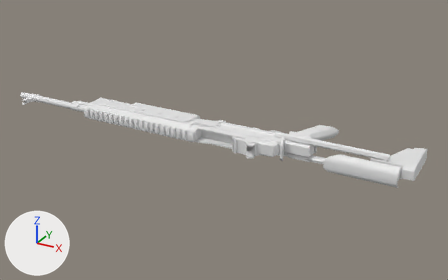
The OBJ model public/images/weapons/MK14.obj as it was, and as the next commit left it.
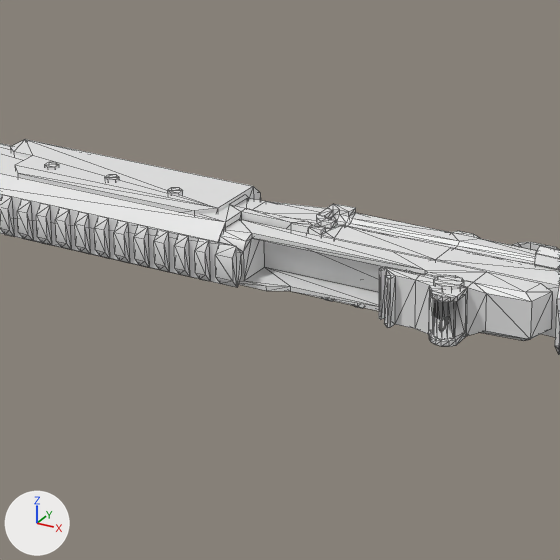
Each version appears first whole from a camera (50 mm lens) standing at (1.301, -2.74, 1.339) and looking at (-0.274, 0.124, -0.094), and next in a close-up on the part from 29% to 63% of the width and 23% to 77% of the height. The lights are fixed; the arrows at lower left show +X, +Y and +Z. The close-ups show mesh edges as thin lines. Where no turn or scale is listed for an object, it has been applied to the vertices. Vertices at the same position are counted once.

Script lines for the objects in view, before the commit:
```python
me_mk14 = bpy.data.meshes.new('MK14')
me_mk14.from_pydata(...)  # 1249 vertices, 2134 faces; spans x -1.65..0.82, y -0.16..0.35, z -0.07..0.07
ob_mk14 = bpy.data.objects.new('MK14', me_mk14)
ob_mk14.location = (0.0, 0.0, 0.0)
```
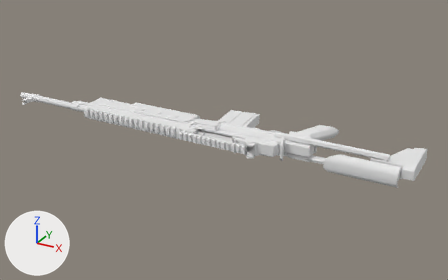
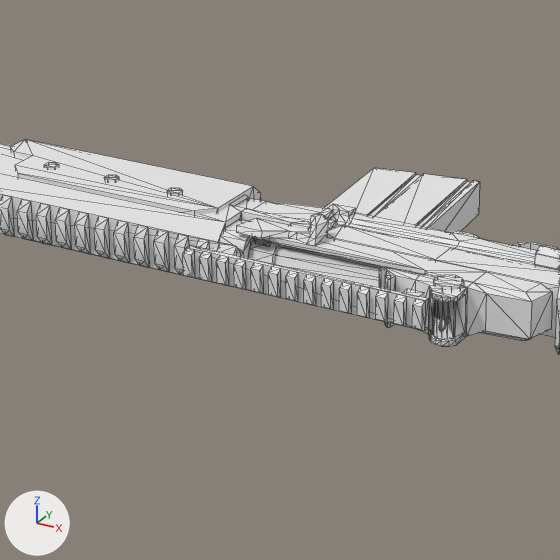
The newer file is also rescaled (x1.098), turned or shifted as a whole; pictures and numbers use the older file's frame.

Boxes (x1, y1, x2, y2) around the edits, measured in the close-ups (560 x 560 px):
part 1 of me_mk14, built on: before (224, 199, 449, 325); after (183, 168, 480, 331)

What the commit changed:
Material 'ToolSurface_Metalic_A' (mat_toolsurface_metalic_a) is new.
Its base color is (0.8, 0.8, 0.8) (white #e7e7e7).
Its roughness is 1.0.
me_mk14 is used by ob_mk14; location (0.0, 0.0, 0.0).
me_mk14 had 1249 vertices, 2134 faces and spanned x -1.65..0.82, y -0.16..0.35, z -0.07..0.07.
me_mk14 now has 1524 vertices, 2538 faces and spans x -1.65..0.82, y -0.16..0.35, z -0.07..0.08.
Part 1, on me_mk14:
80 faces are deleted.
4 vertices move within x -1.26..-0.16, y -0.06..-0.01, z -0.04..-0.01.
193 vertices are added at x -0.41..-0.01, y -0.14..0.31, z -0.03..0.08.
74 new vertices lie (0.0, 0.0, 0.04) away from vertices in x -0.41..-0.01, y -0.14..0.31, z -0.02.
8 new vertices lie (0.02, -0.27, 0.0) away from vertices in x -0.25..-0.15, y 0.3..0.31, z -0.02..0.02.
484 new faces join them.
me_mk14 now uses material mat_toolsurface_metalic_a (white #e7e7e7).
